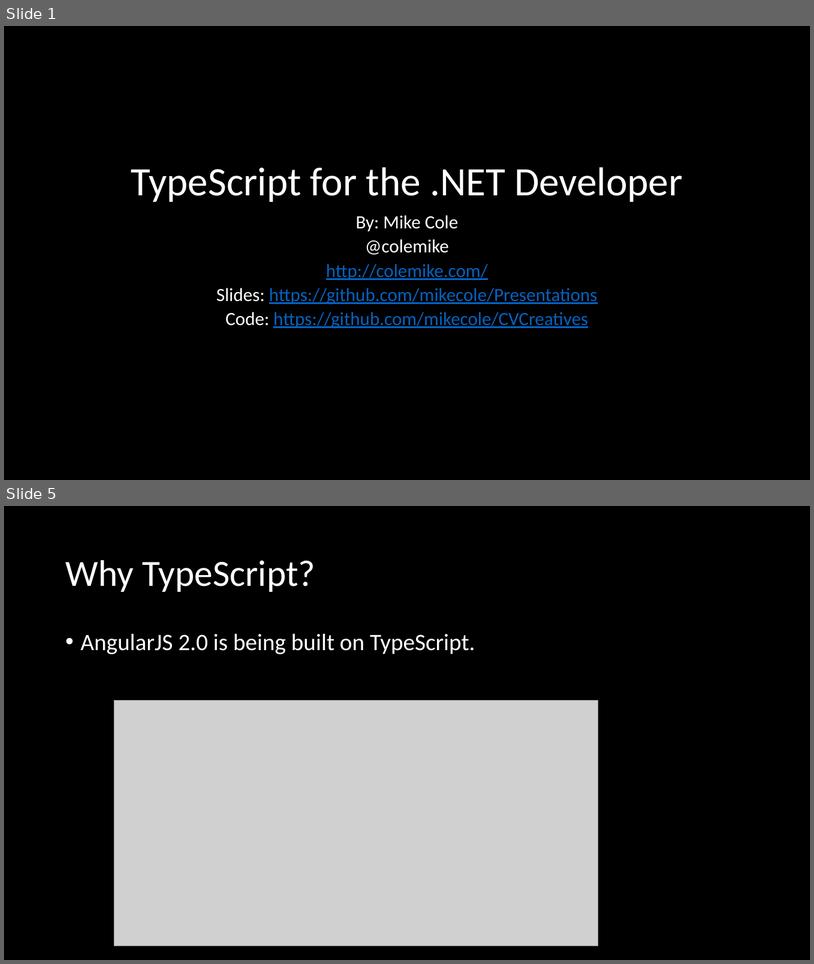
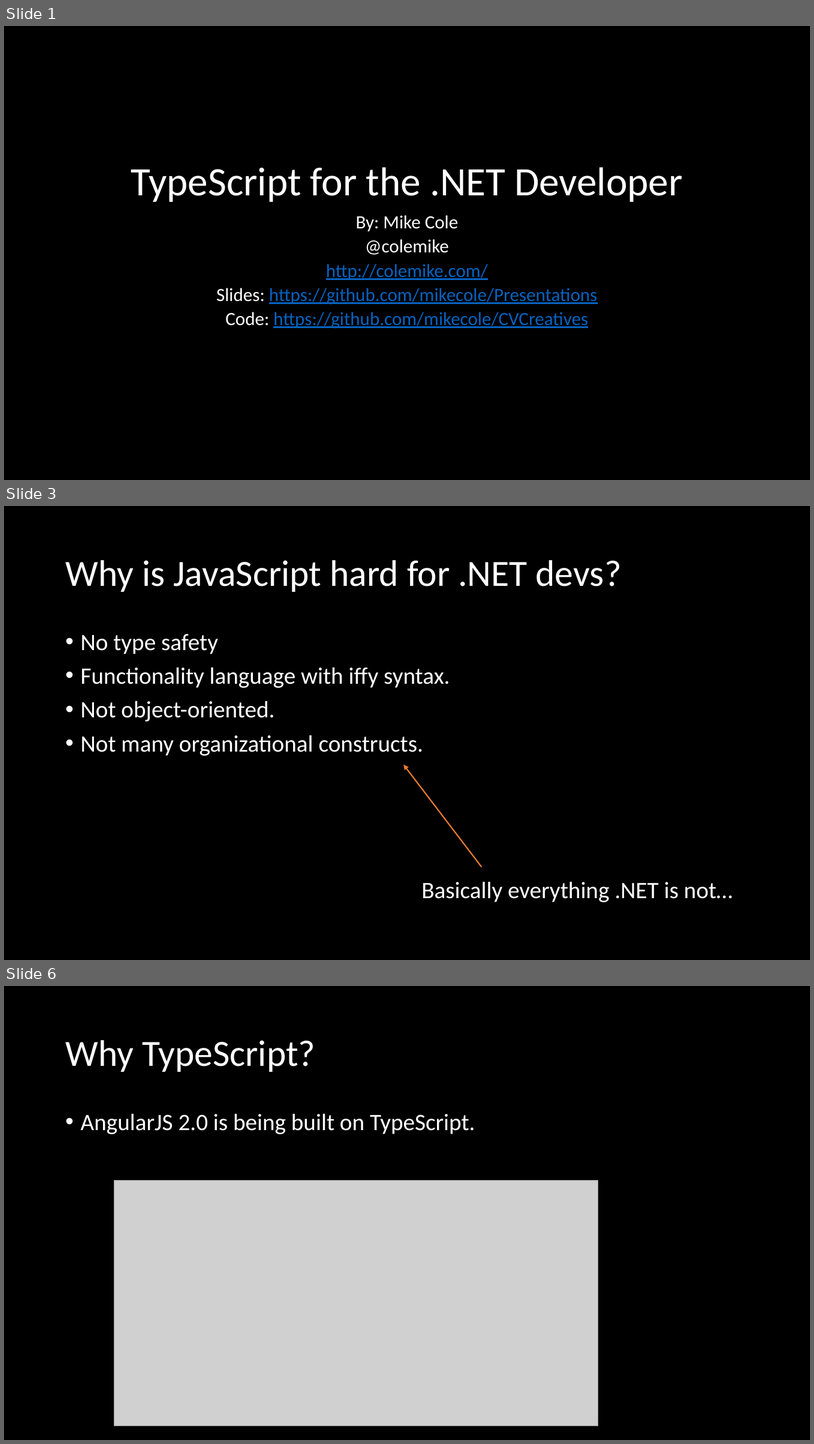
Before and after one commit to mikecole/Presentations, a slide deck: TypeScript for the .NET Developer/CRINETA 20150406/TypeScript for the .NET Developer.pptx. Shown one above the other, each under a label of ours: slides 1 and 5 before the commit, slides 1, 3 and 6 after it; the slides between them are not shown. The pictures are 814x964 and 814x1444 pixels, drawn with LibreOffice and Linux fonts; fonts in the diff are those of the drawing; grey boxes stand for pictures. Boxes give left, top, right and bottom in pixels: in the first picture for what was removed or moved away, otherwise in the second. Text is boxed around its words. In the diff, an @@ line names an element or a change of style, - is before the commit and + after.

```diff
--- a/TypeScript for the .NET Developer/CRINETA 20150406/TypeScript for the .NET Developer.pptx
+++ b/TypeScript for the .NET Developer/CRINETA 20150406/TypeScript for the .NET Developer.pptx
@@ slide 3 added at (4,506,810,960), background #000000 @@
@@ title added at (65,560,622,592), 44 pt, text #FFFFFF @@
+Why is JavaScript hard for .NET devs?
@@ text added at (81,634,450,756), 28 pt, text #FFFFFF @@
+• No type safety
+• Functionality language with iffy syntax.
+• Not object-oriented.
+• Not many organizational constructs.
@@ arrow added from (482, 867) to (404, 765), #ED7D31 1.5 pt @@
@@ text added at (422,881,733,902), 28 pt, text #FFFFFF @@
+Basically everything .NET is not…
@@ what was slide 5 is now slide 6 @@
```
Also in this commit, not shown: 3 slides changed, 1 other slide added.
